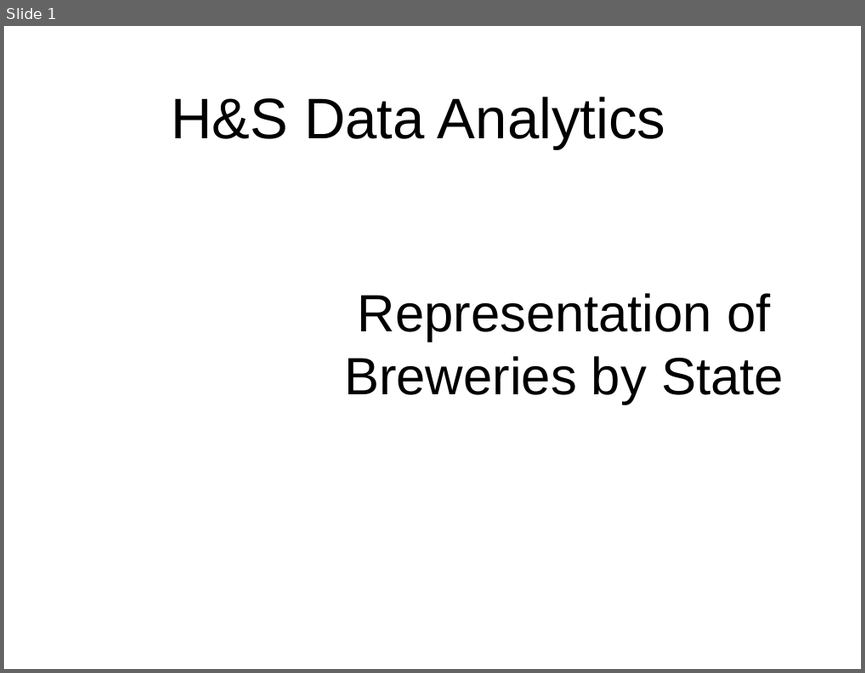
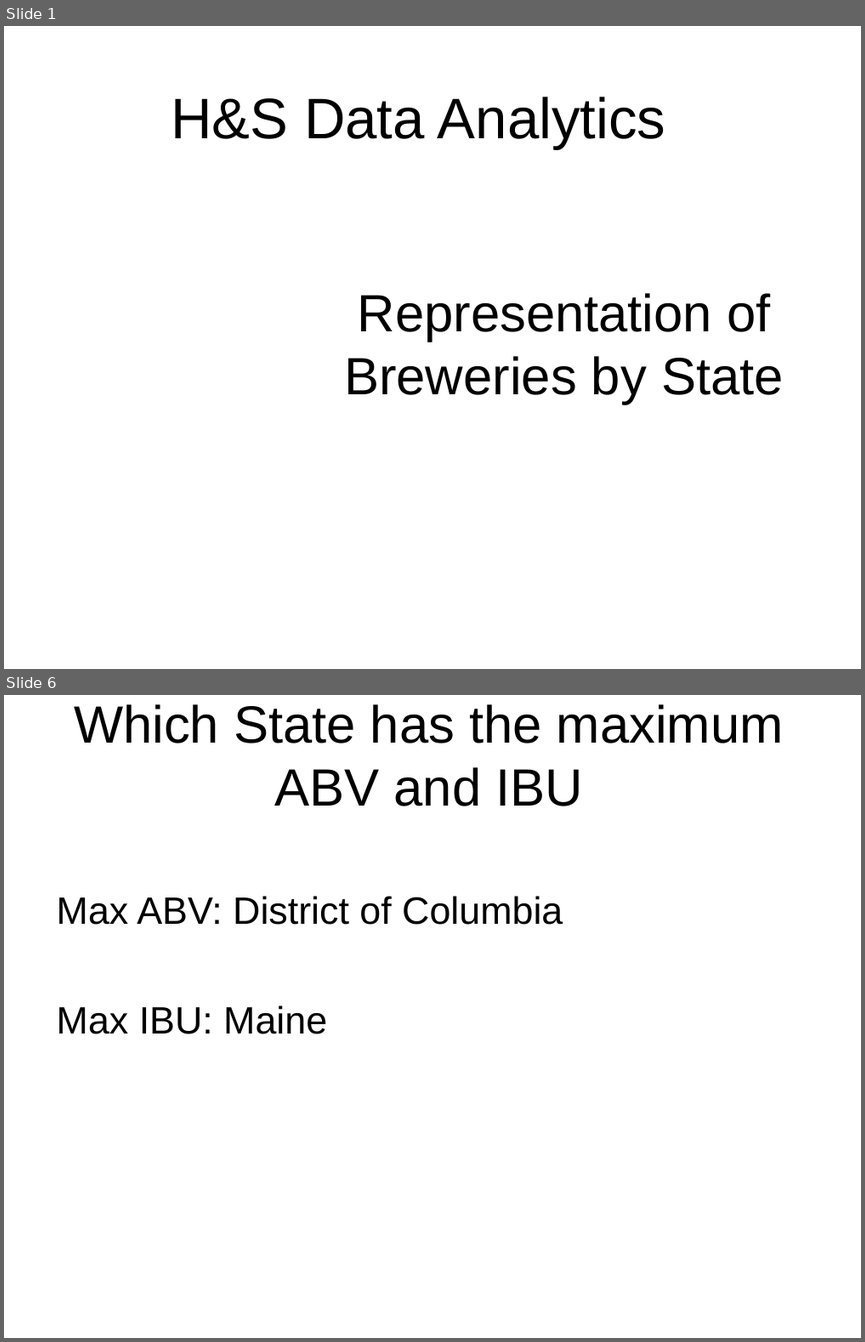
Before and after one commit to jjhorvath/SMUMSDS, a slide deck: Case_Study1.ppt. Shown one above the other, each under a label of ours: slide 1 before the commit, slides 1 and 6 after it; the slides between them are not shown. The pictures are 865x673 and 865x1342 pixels, drawn with LibreOffice and Linux fonts; fonts in the diff are those of the drawing; background and template pictures are left out. Boxes give left, top, right and bottom in pixels: in the first picture for what was removed or moved away, otherwise in the second. Text is boxed around its words. In the diff, an @@ line names an element or a change of style, - is before the commit and + after.

```diff
--- a/Case_Study1.ppt
+++ b/Case_Study1.ppt
@@ slide 6 added at (4, 695, 861, 1338), background picture (left out) @@
@@ title added at (74, 704, 783, 806), 44 pt, text #000000 @@
+Which State has the maximum ABV and IBU
@@ text added at (57, 896, 562, 1034), 32 pt, text #000000 @@
+Max ABV: District of Columbia
+Max IBU: Maine
```
Also in this commit, not shown: 4 slides changed, 2 other slides added, 2 other files.
